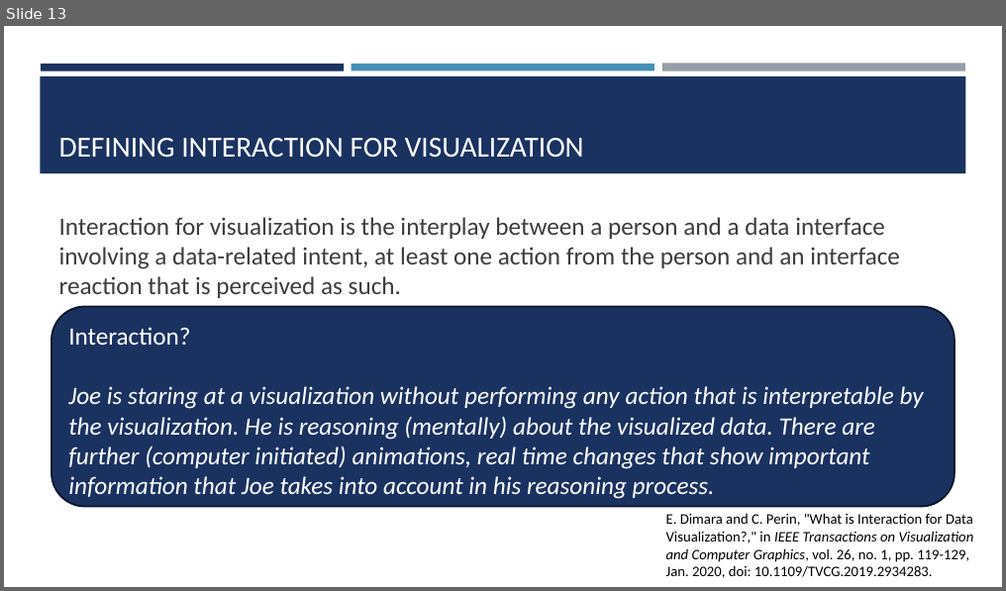
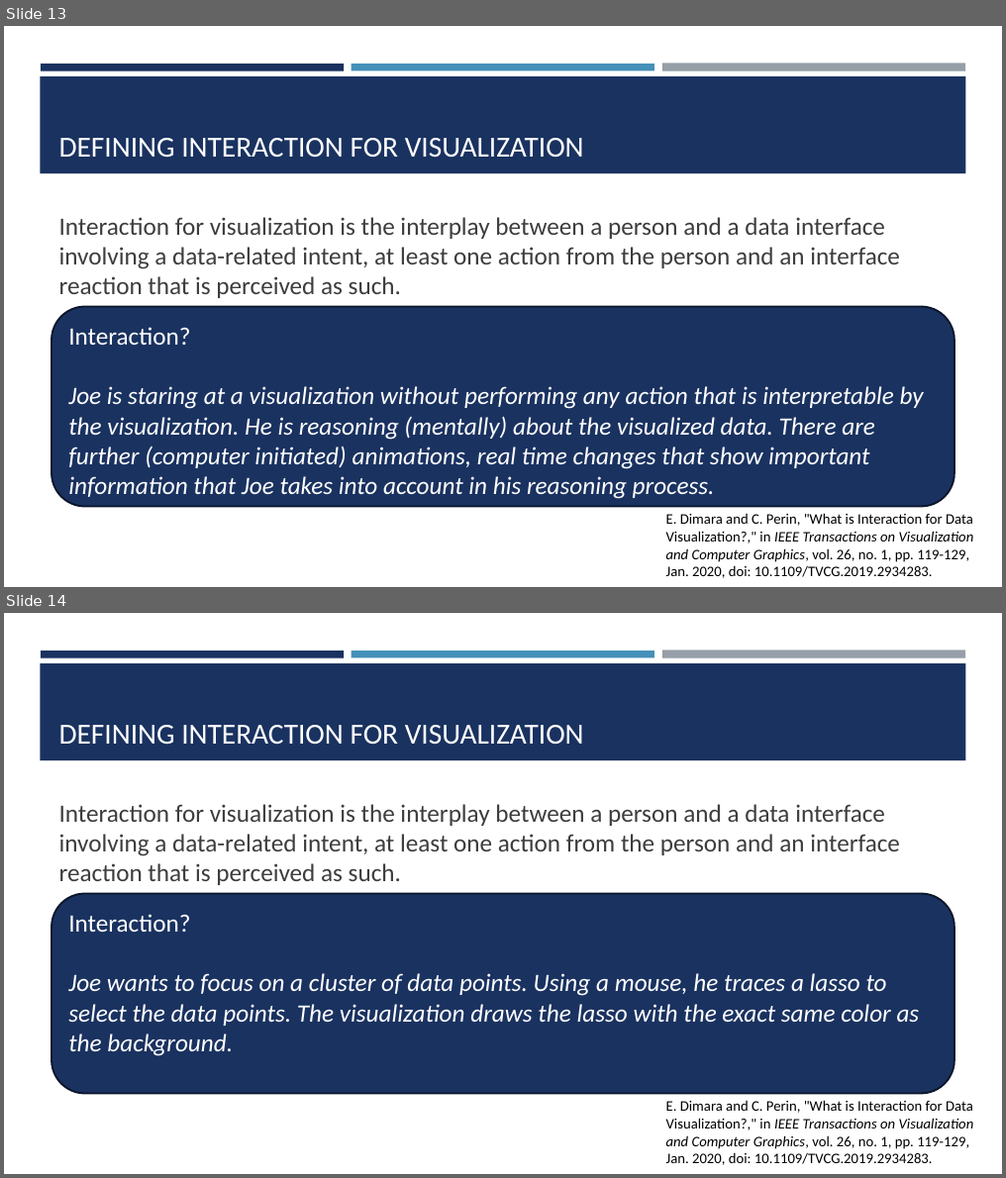
Before and after one commit to amosca01/SDS-CSC235, a slide deck: slides/05-interaction.pptx. Shown one above the other, each under a label of ours: slide 13 before the commit, slides 13 and 14 after it. The pictures are 1006x591 and 1006x1178 pixels, drawn with LibreOffice and Linux fonts; fonts in the diff are those of the drawing. Boxes give left, top, right and bottom in pixels: in the first picture for what was removed or moved away, otherwise in the second. Text is boxed around its words. In the diff, an @@ line names an element or a change of style, - is before the commit and + after.

Commit message:
interaction

```diff
--- a/slides/05-interaction.pptx
+++ b/slides/05-interaction.pptx
@@ slide 14 added at (x1=4, y1=613, x2=1002, y2=1174), background #FFFFFF; not listed: 4 template elements that a slide beside it also shows @@
@@ title added at (x1=59, y1=725, x2=584, y2=745), 28 pt, text #FFFFFF @@
+DEFINING INTERACTION FOR VISUALIZATION
@@ text added at (x1=59, y1=804, x2=900, y2=885), 24 pt, text #3D3D3D @@
+Interaction for visualization is the interplay between a person and a data interface involving a data-related intent, at least one action from the person and an interface reaction that is perceived as such.
@@ rounded rectangle added at (x1=52, y1=894, x2=954, y2=1093), fill #1A3260, outline #0B162A 1.75 pt, 24 pt, text #FFFFFF, italic @@
+Interaction?
+Joe wants to focus on a cluster of data points. Using a mouse, he traces a lasso to select the data points. The visualization draws the lasso with the exact same color as the background.
@@ text added at (x1=666, y1=1100, x2=974, y2=1165), 14 pt, text #000000 @@
+E. Dimara and C. Perin, "What is Interaction for Data Visualization?," in IEEE Transactions on Visualization and Computer Graphics, vol. 26, no. 1, pp. 119-129, Jan. 2020, doi: 10.1109/TVCG.2019.2934283.
```
Also in this commit, not shown: 1 slide changed, 13 other slides added, 5 other files.
